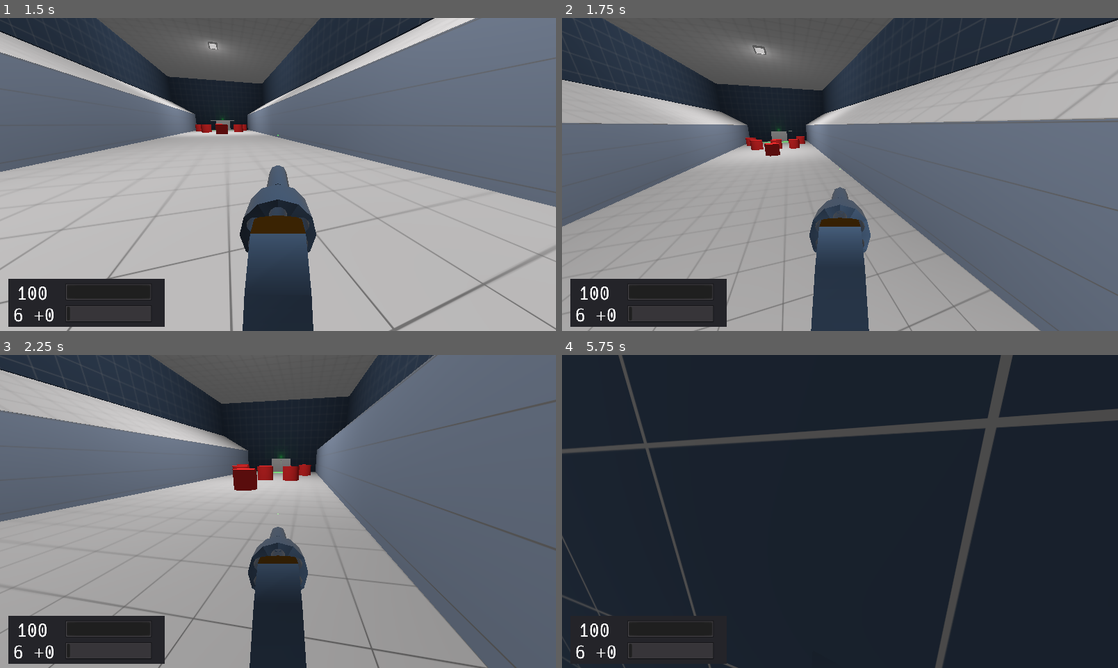
Above: before the commit, frames 1-4 (two rows, left to right).
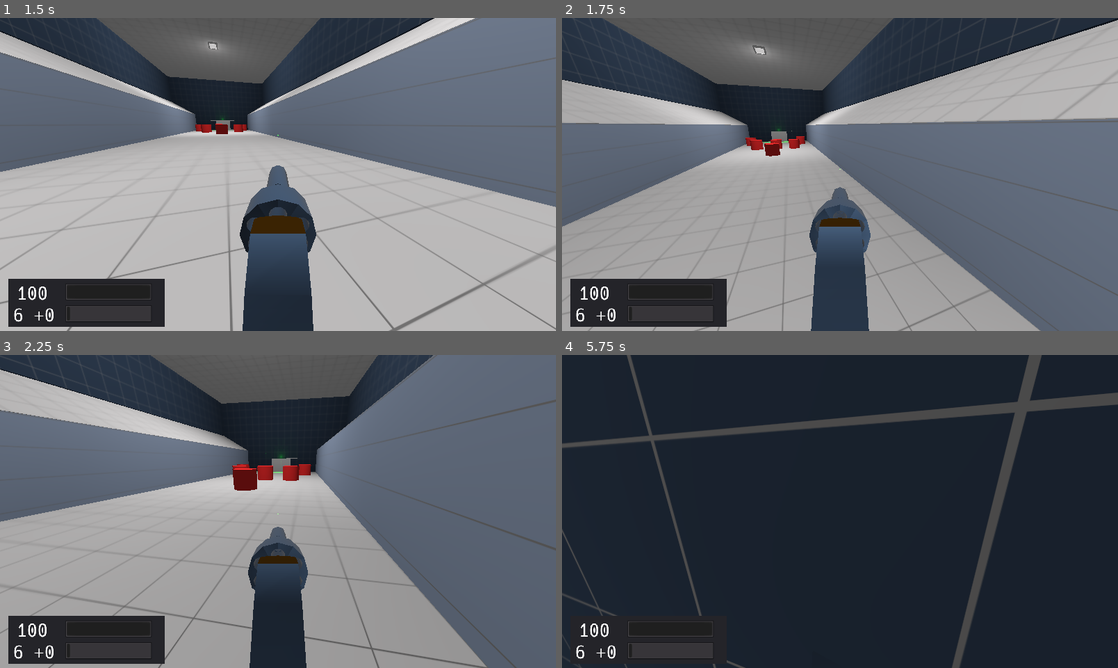
Above: after the commit, the same moments.

Repository: duckinator/keress
Game: Godot game, scene res://menus/MainMenu.tscn
Two runs of this game, one before a commit and one after it. Both use one fixed random seed, a clock stepped at 60 frames per second and the inputs below.
Inputs (mouse positions are in pixels of both pictures, inside the frame that each line leads up to):
- Up to frame 1 (1.5 s): click "New Game" at 0.5 s; tap Enter (ui_accept) at 1.25 s; move the mouse to (305, 174) at 1.27 s; press the mouse at (305, 174) at 1.28 s; hold W (movement_forward) from 1.28 s (still down)
- Up to frame 2 (1.75 s): keep holding W (movement_forward); tap Space (movement_jump) at 1.52 s; right-click (867, 174) at 1.55 s
- Up to frame 3 (2.25 s): keep holding W (movement_forward); move the mouse to (250, 511) at 2.02 s; release the mouse at (250, 511) at 2.03 s; right-click (250, 511) at 2.1 s
- Up to frame 4 (5.75 s): keep holding W (movement_forward); tap Space (movement_jump) at 2.27, 3.77, 4.52, 5.27 s; click (812, 511) at 2.3 s; move the mouse to (851, 505) at 2.77 s; press the mouse at (851, 505) at 2.78 s; right-click (851, 505) at 3.05 s; move the mouse to (834, 517) at 3.52 s; release the mouse at (834, 517) at 3.53 s; right-click (834, 517) at 3.6 s; click (834, 517) at 3.8 s; move the mouse to (878, 514) at 4.27 s; hold Right mouse button (action_secondary) 4.28-5.03 s; tap Shift (movement_crouch) at 4.35 s; move the mouse to (795, 508) at 5.02 s; tap Tab (quick_switch_item) at 5.1 s; click (795, 508) at 5.3 s

Frame 1 is identical in both runs. In frame 2, less than 0.1% of the frame differs, in the area x 0-98%, y 0-98%; in frame 3, 0.2%; in frame 4, 9.4%, in the area x 0-100%, y 0-100%.

Commit message:
Enemies now make note of where you make noise

Diff:
--- /dev/null
+++ b/src/Map.gd
@@ -0,0 +1,36 @@
+extends Node
+
+var aois = []
+
+func _ready():
+	pass
+
+func _process(delta):
+	var scene = get_tree().current_scene
+	if not scene.name.begins_with("Level_"):
+		return
+	var mobs = scene.mobs
+	var current = mobs[rand_range(0, len(mobs))]
+	for idx in range(0, len(aois)):
+		var aoi = aois[idx]
+		if current.translation.distance_to(aoi) < 100:
+			current.check(aoi)
+			aois.remove(idx)
+			return
+
+func get_path_curve(start, end):
+	var navigation = get_tree().current_scene.get_node("Navigation")
+	var points = navigation.get_simple_path(start, end)
+	if len(points) == 0:
+		return
+	var path = Curve3D.new()
+	for point in points:
+		point.y += 2 # HACK: idk why i need this. or if i still do.
+		path.add_point(point)
+	return path
+
+func add_area_of_interest(mob, trans):
+	trans = trans.round()
+	if not trans in aois:
+		Console.log("Added Area of Interest: " + str(trans))
+		aois.append(trans)
--- a/src/enemies/enemy1/Enemy1.gd
+++ b/src/enemies/enemy1/Enemy1.gd
@@ -1,10 +1,32 @@
 extends RigidBody
+
+enum { IDLE, SEARCH, ATTACK, EVADE }
 
 const MAX_SPEED = 50
 const MAX_HEALTH = 140
 const MASS = 80
 
 var health
+
+var navigation = null
+var player = null
+
+var state = IDLE
+
+onready var RAYCAST_NAMES = {
+	#???: "left",
+	$Front: "front",
+	#???: "right",
+	$Left: "left-side",
+	$Right: "right-side",
+}
+
+var senses = {
+	"left-side": null,
+	"right-side": null,
+	"front": null,
+	"hearing": [],
+}
 
 var target = null
 func _ready():
@@ -17,7 +39,72 @@
 
 
 func _process(delta):
+	# If no Navigation has been assigned, we can't move, so just return.
+	if navigation == null:
+		return
+
+	# If no Player has been assigned, we can't do anything useful, so just return.
+	if player == null:
+		return
+
+	match state:
+		IDLE:
+			idle(delta)
+		SEARCH:
+			search(delta)
+		ATTACK:
+			attack(delta)
+		EVADE:
+			evade(delta)
+
+func distance_to_player():
+	return translation.distance_to(player.translation)
+
+func have_line_of_sight():
+	# TODO: Add RayCasts and such to _actually_ determine line of sight.
+	return distance_to_player() < 50
+
+func check(trans):
+	Console.log("MOB " + str(self) + " INSTRUCTED TO CHECK " + str(trans))
+	target = trans
+	state = SEARCH
+
+func idle(delta):
+	if have_line_of_sight():
+		state = SEARCH
+		target = player.translation
+		Console.log(str(self) + " can see the player!")
+		Map.get_path_curve(translation, target)
+
+func search(delta):
+	#Console.log(str(self) + " SEARCH")
 	pass
+
+func attack(delta):
+	#Console.log(str(self) + " ATTACK")
+	pass
+
+func evade(delta):
+	#Console.log(str(self) + " EVADE")
+	pass
+
+
+func raycast_name(raycast):
+	return RAYCAST_NAMES[raycast]
+
+func found_player(raycast, player, position):
+	senses[raycast_name(raycast)] = player
+
+func found_nothing(raycast):
+	senses[raycast_name(raycast)] = null
+
+func found_object(raycast, object, position):
+	senses[raycast_name(raycast)] = object
+
+func heard_noise(trans, _sound, _loudness):
+	if translation.distance_to(trans) < 50:
+		Map.add_area_of_interest(self, trans)
+
 
 func die():
 	var scene = get_tree().current_scene
@@ -29,6 +116,7 @@
 	queue_free()
 
 func adjust_health(value):
+	Map.add_area_of_interest(self, translation)
 	health = clamp(health + value, 0, MAX_HEALTH)
 	Console.debug(str(self) + ".health = " + str(health))
 	if health <= 0:
--- a/src/enemies/enemy1/Enemy1.tscn
+++ b/src/enemies/enemy1/Enemy1.tscn
@@ -1,40 +1,44 @@
-[gd_scene load_steps=5 format=2]
+[gd_scene load_steps=6 format=2]
 
 [ext_resource path="res://enemies/enemy1/Enemy1.gd" type="Script" id=1]
+[ext_resource path="res://enemies/enemy1/Raycast.gd" type="Script" id=2]
 
-[sub_resource type="SpatialMaterial" id=3]
+[sub_resource type="SpatialMaterial" id=1]
 albedo_color = Color( 1, 0.192157, 0.192157, 1 )
 
-[sub_resource type="CylinderMesh" id=1]
-material = SubResource( 3 )
+[sub_resource type="CylinderMesh" id=2]
+material = SubResource( 1 )
 top_radius = 3.0
 bottom_radius = 3.0
 height = 5.0
 
-[sub_resource type="ConvexPolygonShape" id=2]
+[sub_resource type="ConvexPolygonShape" id=3]
 points = PoolVector3Array( 0, 2.5, 3, 0.294051, 2.5, 2.98555, 0.585271, 2.5, 2.94236, 0.870854, 2.5, 2.87082, 1.14805,  …(12695 unchanged characters)…
 
 [node name="Enemy1" type="RigidBody"]
 script = ExtResource( 1 )
 
 [node name="MeshInstance" type="MeshInstance" parent="."]
-mesh = SubResource( 1 )
+mesh = SubResource( 2 )
 material/0 = null
 
 [node name="CollisionShape" type="CollisionShape" parent="."]
-shape = SubResource( 2 )
+shape = SubResource( 3 )
 
 [node name="Front" type="RayCast" parent="."]
 cast_to = Vector3( 0, 0, -20 )
+script = ExtResource( 2 )
 
 [node name="Rear" type="RayCast" parent="."]
 cast_to = Vector3( 0, 0, 20 )
 
 [node name="Left" type="RayCast" parent="."]
 cast_to = Vector3( -20, 0, 0 )
+script = ExtResource( 2 )
 
 [node name="Right" type="RayCast" parent="."]
 cast_to = Vector3( 20, 0, 0 )
+script = ExtResource( 2 )
 
 [node name="Above" type="RayCast" parent="."]
 cast_to = Vector3( 0, 10, 0 )
--- /dev/null
+++ b/src/enemies/enemy1/Raycast.gd
@@ -0,0 +1,23 @@
+extends RayCast
+
+var parent
+
+func _ready():
+	parent = get_parent()
+
+func _process(delta):
+	if not is_colliding():
+		parent.found_nothing(self)
+		return
+
+	var collider = get_collider()
+
+	if collider == null:
+		Console.error("Placeholder_Enemy/Raycast.gd: _process(): Somehow, collider == null")
+		return
+
+	var position = collider.translation
+	if collider is KinematicBody:
+		parent.found_player(self, collider, position)
+	else:
+		parent.found_object(self, collider, position)
--- a/src/items/revolver/Revolver.gd
+++ b/src/items/revolver/Revolver.gd
@@ -1,4 +1,12 @@
 extends Spatial
+
+# Sound name and loudness for primary action.
+const SOUND_PRIMARY = "weapon/revolver_fire"
+const LOUDNESS_PRIMARY = 15
+
+# Sound name and loudness for secondary action.
+const SOUND_SECONDARY = null
+const LOUDNESS_SECONDARY = 15
 
 # The damage a single shot deals.
 const DAMAGE = 70
--- a/src/levels/Level_003.gd
+++ b/src/levels/Level_003.gd
@@ -1,4 +1,6 @@
 extends Spatial
+
+signal noise
 
 var mobs = []
 func _ready():
@@ -17,6 +19,7 @@
 func player_noise(trans, sound, loudness):
 	trans = trans.round()
 	Console.log("player_noise(" + str(trans) + ", " + str(sound) + ", " + str(loudness) + ")")
+	emit_signal("noise", trans, sound, loudness)
 
 func can_open_door(door):
 	return (not door.is_exit) or (len(mobs) == 0)
@@ -39,6 +42,9 @@
 	add_child(scene)
 	scene.translate(pos)
 	mobs.append(scene)
+	scene.navigation = $Navigation
+	scene.player = $Player
+	connect("noise", scene, "heard_noise")
 
 func remove_adjacent(available, dimensions, pos):
 	var x_spacing = clamp(dimensions.x / 4, 1, 8)
--- a/src/levels/Level_003.tscn
+++ b/src/levels/Level_003.tscn
@@ -34,7 +34,11 @@
 [sub_resource type="SpatialMaterial" id=6]
 albedo_texture = ExtResource( 6 )
 
-[sub_resource type="SpatialMaterial" id=7]
+[sub_resource type="NavigationMesh" id=7]
+vertices = PoolVector3Array( -200, 2, 200, 200, 2, -200, 200, 2, 200, -200, 2, -200, -200, -2, 200, 200, -2, -200, 200, -2, 200, -200, -2, -200, 200, 2, 200, -200, 2, -200, 200, 2, -200, -200, 2, 200, 200, -2, 200, -200, -2, -200, 200, -2, -200, -200, -2, 200, 200, 2, 200, -200, -2, 200, -200, 2, 200, 200, -2, 200, 200, 2, -200, -200, -2, -200, -200, 2, -200, 200, -2, -200 )
+polygons = [ PoolIntArray( 0, 2, 4 ), PoolIntArray( 2, 6, 4 ), PoolIntArray( 1, 3, 5 ), PoolIntArray( 3, 7, 5 ), PoolIntArray( 8, 10, 12 ), PoolIntArray( 10, 14, 12 ), PoolIntArray( 9, 11, 13 ), PoolIntArray( 11, 15, 13 ), PoolIntArray( 16, 18, 20 ), PoolIntArray( 18, 22, 20 ), PoolIntArray( 17, 19, 21 ), PoolIntArray( 19, 23, 21 ) ]
+
+[sub_resource type="SpatialMaterial" id=8]
 albedo_texture = ExtResource( 7 )
 metallic = 1.0
 metallic_texture = ExtResource( 8 )
@@ -46,21 +50,37 @@
 uv1_offset = Vector3( 0.5, 0.5, 0 )
 uv1_triplanar = true
 
-[sub_resource type="CubeMesh" id=8]
-material = SubResource( 7 )
+[sub_resource type="CubeMesh" id=9]
+material = SubResource( 8 )
 size = Vector3( 40, 2, 400 )
 
-[sub_resource type="ConvexPolygonShape" id=9]
-points = PoolVector3Array( -20, 1, 200, 20, 1, -200, 20, 1, 200, -20, 1, -200, -20, -1, 200, 20, -1, -200, 20, -1, 200, -20, -1, -200, 20, 1, 200, -20, 1, -200, 20, 1, -200, -20, 1, 200, 20, -1, 200, -20, -1, -200, 20, -1, -200, -20, -1, 200, 20, 1, 200, -20, -1, 200, -20, 1, 200, 20, -1, 200, 20, 1, -200, -20, -1, -200, -20, 1, -200, 20, -1, -200 )
-
 [sub_resource type="ConvexPolygonShape" id=10]
 points = PoolVector3Array( -20, 1, 200, 20, 1, -200, 20, 1, 200, -20, 1, -200, -20, -1, 200, 20, -1, -200, 20, -1, 200, …(232 unchanged characters)…
 
-[sub_resource type="ConvexPolygonShape" id=11]
-points = PoolVector3Array( -20, 1, 200, 20, 1 …(306 unchanged characters)…
+[sub_resource type="NavigationMesh" id=11]
+vertices = PoolVector3Array( -20, 1, 200, 20, 1 …(306 unchanged characters)…
+polygons = [ PoolIntArray( 0, 2, 4 ), PoolIntArray( 2, 6, 4 ), PoolIntArray( 1, 3, 5 ), PoolIntArray( 3, 7, 5 ), PoolIntArray( 8, 10, 12 ), PoolIntArray( 10, 14, 12 ), PoolIntArray( 9, 11, 13 ), PoolIntArray( 11, 15, 13 ), PoolIntArray( 16, 18, 20 ), PoolIntArray( 18, 22, 20 ), PoolIntArray( 17, 19, 21 ), PoolIntArray( 19, 23, 21 ) ]
 
 [sub_resource type="ConvexPolygonShape" id=12]
 points = PoolVector3Array( -20, 1, 200, 20, 1, -200, 20, 1, 200, -20, 1, -200, -20, -1, 200, 20, -1, -200, 20, -1, 200, …(232 unchanged characters)…
+
+[sub_resource type="NavigationMesh" id=13]
+vertices = PoolVector3Array( -20, 1, 200, 20, 1, -200, 20, 1, 200, -20, 1, -200, -20, -1, 200, 20, -1, -200, 20, -1, 200, -20, -1, -200, 20, 1, 200, -20, 1, -200, 20, 1, -200, -20, 1, 200, 20, -1, 200, -20, -1, -200, 20, -1, -200, -20, -1, 200, 20, 1, 200, -20, -1, 200, -20, 1, 200, 20, -1, 200, 20, 1, -200, -20, -1, -200, -20, 1, -200, 20, -1, -200 )
+polygons = [ PoolIntArray( 0, 2, 4 ), PoolIntArray( 2, 6, 4 ), PoolIntArray( 1, 3, 5 ), PoolIntArray( 3, 7, 5 ), PoolIntArray( 8, 10, 12 ), PoolIntArray( 10, 14, 12 ), PoolIntArray( 9, 11, 13 ), PoolIntArray( 11, 15, 13 ), PoolIntArray( 16, 18, 20 ), PoolIntArray( 18, 22, 20 ), PoolIntArray( 17, 19, 21 ), PoolIntArray( 19, 23, 21 ) ]
+
+[sub_resource type="ConvexPolygonShape" id=14]
+points = PoolVector3Array( -20, 1, 200, 20, 1, -200, 20, 1, 200, -20, 1, -200, -20, -1, 200, 20, -1, -200, 20, -1, 200, -20, -1, -200, 20, 1, 200, -20, 1, -200, 20, 1, -200, -20, 1, 200, 20, -1, 200, -20, -1, -200, 20, -1, -200, -20, -1, 200, 20, 1, 200, -20, -1, 200, -20, 1, 200, 20, -1, 200, 20, 1, -200, -20, -1, -200, -20, 1, -200, 20, -1, -200 )
+
+[sub_resource type="NavigationMesh" id=15]
+vertices = PoolVector3Array( -20, 1, 200, 20, 1, -200, 20, 1, 200, -20, 1, -200, -20, -1, 200, 20, -1, -200, 20, -1, 200, -20, -1, -200, 20, 1, 200, -20, 1, -200, 20, 1, -200, -20, 1, 200, 20, -1, 200, -20, -1, -200, 20, -1, -200, -20, -1, 200, 20, 1, 200, -20, -1, 200, -20, 1, 200, 20, -1, 200, 20, 1, -200, -20, -1, -200, -20, 1, -200, 20, -1, -200 )
+polygons = [ PoolIntArray( 0, 2, 4 ), PoolIntArray( 2, 6, 4 ), PoolIntArray( 1, 3, 5 ), PoolIntArray( 3, 7, 5 ), PoolIntArray( 8, 10, 12 ), PoolIntArray( 10, 14, 12 ), PoolIntArray( 9, 11, 13 ), PoolIntArray( 11, 15, 13 ), PoolIntArray( 16, 18, 20 ), PoolIntArray( 18, 22, 20 ), PoolIntArray( 17, 19, 21 ), PoolIntArray( 19, 23, 21 ) ]
+
+[sub_resource type="ConvexPolygonShape" id=16]
+points = PoolVector3Array( -20, 1, 200, 20, 1, -200, 20, 1, 200, -20, 1, -200, -20, -1, 200, 20, -1, -200, 20, -1, 200, -20, -1, -200, 20, 1, 200, -20, 1, -200, 20, 1, -200, -20, 1, 200, 20, -1, 200, -20, -1, -200, 20, -1, -200, -20, -1, 200, 20, 1, 200, -20, -1, 200, -20, 1, 200, 20, -1, 200, 20, 1, -200, -20, -1, -200, -20, 1, -200, 20, -1, -200 )
+
+[sub_resource type="NavigationMesh" id=17]
+vertices = PoolVector3Array( -20, 1, 200, 20, 1, -200, 20, 1, 200, -20, 1, -200, -20, -1, 200, 20, -1, -200, 20, -1, 200, -20, -1, -200, 20, 1, 200, -20, 1, -200, 20, 1, -200, -20, 1, 200, 20, -1, 200, -20, -1, -200, 20, -1, -200, -20, -1, 200, 20, 1, 200, -20, -1, 200, -20, 1, 200, 20, -1, 200, 20, 1, -200, -20, -1, -200, -20, 1, -200, 20, -1, -200 )
+polygons = [ PoolIntArray( 0, 2, 4 ), PoolIntArray( 2, 6, 4 ), PoolIntArray( 1, 3, 5 ), PoolIntArray( 3, 7, 5 ), PoolIntArray( 8, 10, 12 ), PoolIntArray( 10, 14, 12 ), PoolIntArray( 9, 11, 13 ), PoolIntArray( 11, 15, 13 ), PoolIntArray( 16, 18, 20 ), PoolIntArray( 18, 22, 20 ), PoolIntArray( 17, 19, 21 ), PoolIntArray( 19, 23, 21 ) ]
 
 [node name="Level_003" type="Spatial"]
 script = ExtResource( 1 )
@@ -100,17 +120,6 @@
 [node name="CollisionShape" type="CollisionShape" parent="Ceiling/StaticBody"]
 shape = SubResource( 4 )
 
-[node name="Floor" type="MeshInstance" parent="."]
-editor/display_folded = true
-transform = Transform( 1, 0, 0, 0, 1, 0, 0, 0, 1, -220, -102, 0 )
-mesh = SubResource( 3 )
-material/0 = null
-
-[node name="StaticBody" type="StaticBody" parent="Floor"]
-
-[node name="CollisionShape" type="CollisionShape" parent="Floor/StaticBody"]
-shape = SubResource( 4 )
-
 [node name="EntryWall" type="CSGCombiner" parent="."]
 editor/display_folded = true
 transform = Transform( 1, 0, 0, 0, 1, 0, 0, 0, 1, -18, 0, 0 )
@@ -189,49 +198,79 @@
 depth = 20.0
 material = SubResource( 6 )
 
-[node name="Platform" type="MeshInstance" parent="."]
+[node name="Navigation" type="Navigation" parent="."]
+editor/display_folded = true
+
+[node name="Floor" type="MeshInstance" parent="Navigation"]
+editor/display_folded = true
+transform = Transform( 1, 0, 0, 0, 1, 0, 0, 0, 1, -220, -102, 0 )
+mesh = SubResource( 3 )
+material/0 = null
+
+[node name="StaticBody" type="StaticBody" parent="Navigation/Floor"]
+editor/display_folded = true
+
+[node name="CollisionShape" type="CollisionShape" parent="Navigation/Floor/StaticBody"]
+shape = SubResource( 4 )
+
+[node name="NavigationMeshInstance" type="NavigationMeshInstance" parent="Navigation/Floor"]
+navmesh = SubResource( 7 )
+
+[node name="Platform" type="MeshInstance" parent="Navigation"]
 editor/display_folded = true
 transform = Transform( 1, 0, 0, 0, 1, 0, 0, 0, 1, -40, -1, 0 )
-mesh = SubResource( 8 )
-material/0 = null
-
-[node name="StaticBody" type="StaticBody" parent="Platform"]
-
-[node name="CollisionShape" type="CollisionShape" parent="Platform/StaticBody"]
-shape = SubResource( 9 )
-
-[node name="Platform_Right" type="MeshInstance" parent="."]
+mesh = SubResource( 9 )
+material/0 = null
+
+[node name="StaticBody" type="StaticBody" parent="Navigation/Platform"]
+
+[node name="CollisionShape" type="CollisionShape" parent="Navigation/Platform/StaticBody"]
+shape = SubResource( 10 )
+
+[node name="NavigationMeshInstance" type="NavigationMeshInstance" parent="Navigation/Platform"]
+navmesh = SubResource( 11 )
+
+[node name="Platform_Mid" type="MeshInstance" parent="Navigation"]
+editor/display_folded = true
+transform = Transform( 1, 0, 0, 0, 1, 0, 0, 0, 1, -204, -56, 0 )
+mesh = SubResource( 9 )
+material/0 = null
+
+[node name="StaticBody" type="StaticBody" parent="Navigation/Platform_Mid"]
+
+[node name="CollisionShape" type="CollisionShape" parent="Navigation/Platform_Mid/StaticBody"]
+shape = SubResource( 12 )
+
+[node name="NavigationMeshInstance" type="NavigationMeshInstance" parent="Navigation/Platform_Mid"]
+navmesh = SubResource( 13 )
+
+[node name="Platform_Left" type="MeshInstance" parent="Navigation"]
+editor/display_folded = true
+transform = Transform( -4.37114e-08, 0, 1, 0, 1, 0, -1, 0, -4.37114e-08, -216, -28, 164 )
+mesh = SubResource( 9 )
+material/0 = null
+
+[node name="StaticBody" type="StaticBody" parent="Navigation/Platform_Left"]
+
+[node name="CollisionShape" type="CollisionShape" parent="Navigation/Platform_Left/StaticBody"]
+shape = SubResource( 14 )
+
+[node name="NavigationMeshInstance" type="NavigationMeshInstance" parent="Navigation/Platform_Left"]
+navmesh = SubResource( 15 )
+
+[node name="Platform_Right" type="MeshInstance" parent="Navigation"]
 editor/display_folded = true
 transform = Transform( -4.37114e-08, 0, 1, 0, 1, 0, -1, 0, -4.37114e-08, -216, -28, -164 )
-mesh = SubResource( 8 )
-material/0 = null
-
-[node name="StaticBody" type="StaticBody" parent="Platform_Right"]
-
-[node name="CollisionShape" type="CollisionShape" parent="Platform_Right/StaticBody"]
-shape = SubResource( 10 )
-
-[node name="Platform_Left" type="MeshInstance" parent="."]
-editor/display_folded = true
-transform = Transform( -4.37114e-08, 0, 1, 0, 1, 0, -1, 0, -4.37114e-08, -216, -28, 164 )
-mesh = SubResource( 8 )
-material/0 = null
-
-[node name="StaticBody" type="StaticBody" parent="Platform_Left"]
-
-[node name="CollisionShape" type="CollisionShape" parent="Platform_Left/StaticBody"]
-shape = SubResource( 11 )
-
-[node name="Platform_Mid" type="MeshInstance" parent="."]
-editor/display_folded = true
-transform = Transform( 1, 0, 0, 0, 1, 0, 0, 0, 1, -204, -56, 0 )
-mesh = SubResource( 8 )
-material/0 = null
-
-[node name="StaticBody" type="StaticBody" parent="Platform_Mid"]
-
-[node name="CollisionShape" type="CollisionShape" parent="Platform_Mid/StaticBody"]
-shape = SubResource( 12 )
+mesh = SubResource( 9 )
+material/0 = null
+
+[node name="StaticBody" type="StaticBody" parent="Navigation/Platform_Right"]
+
+[node name="CollisionShape" type="CollisionShape" parent="Navigation/Platform_Right/StaticBody"]
+shape = SubResource( 16 )
+
+[node name="NavigationMeshInstance" type="NavigationMeshInstance" parent="Navigation/Platform_Right"]
+navmesh = SubResource( 17 )
 
 [node name="Lights" type="Spatial" parent="."]
 
--- a/src/player/Player.gd
+++ b/src/player/Player.gd
@@ -177,8 +177,13 @@
 	if Input.is_action_pressed("action_primary"):
 		item.primary()
 		jostle(item.JOSTLE_PRIMARY)
+		if item.SOUND_PRIMARY != null:
+			emit_sound(translation, item.SOUND_PRIMARY, item.LOUDNESS_PRIMARY)
 	if Input.is_action_pressed("action_secondary"):
 		item.secondary()
+		jostle(item.JOSTLE_SECONDARY)
+		if item.SOUND_SECONDARY != null:
+			emit_sound(translation, item.SOUND_SECONDARY, item.LOUDNESS_SECONDARY)
 
 	# Reloading weapons
 	var needs_reload = item.has_method("needs_reload") and item.needs_reload()
@@ -232,13 +237,14 @@
 
 func process_fall_damage(old_vel, vel):
 	# If we're going down faster than we can jump up, take damage.
-	if fall_damage_enabled and old_vel.y < -JUMP_SPEED and vel.y >= -1:
-		var tmp = int(ceil(old_vel.y / 10))
-		tmp -= tmp % 5
-		if tmp <= -5:
-			Console.log("Player took fall damage: " + str(tmp))
-			adjust_health(tmp)
-			emit_sound(translation, SOUND_FALL_DAMAGE, LOUDNESS_FALL_DAMAGE)
+	if old_vel.y < -JUMP_SPEED and vel.y >= -1:
+		if  fall_damage_enabled:
+			var tmp = int(ceil(old_vel.y / 10))
+			tmp -= tmp % 5
+			if tmp <= -5:
+				Console.log("Player took fall damage: " + str(tmp))
+				adjust_health(tmp)
+		emit_sound(translation, SOUND_FALL_DAMAGE, LOUDNESS_FALL_DAMAGE)
 
 func _input(event):
 	# TODO: Determine why there's no KEY_BACKTICK or similar?
--- a/src/project.godot
+++ b/src/project.godot
@@ -26,6 +26,7 @@
 Debug="*res://Debug.gd"
 Console="*res://Console.gd"
 Keyboard="*res://Keyboard.gd"
+Map="*res://Map.gd"
 
 [display]
 
Not shown: 1 places in src/levels/Level_003.tscn that only renumber resources
